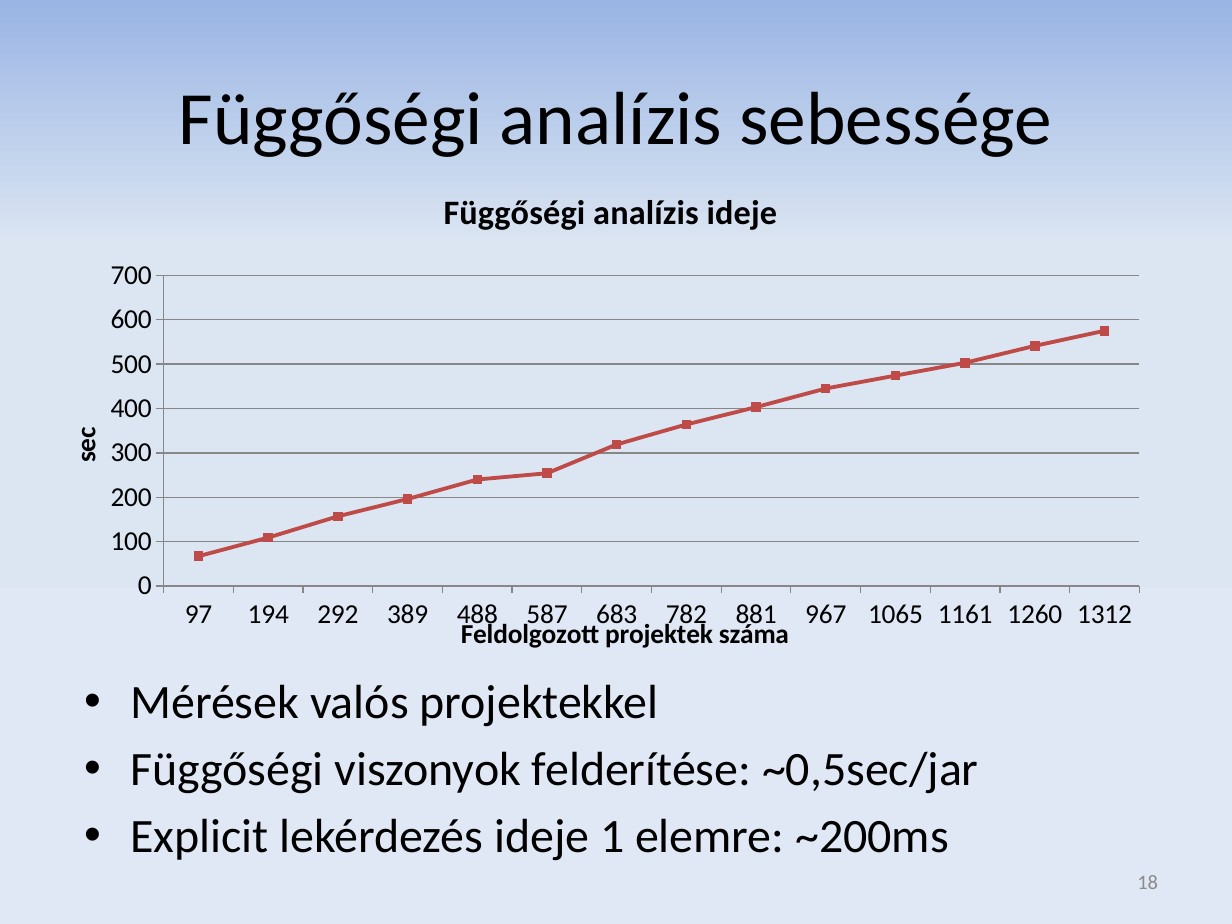
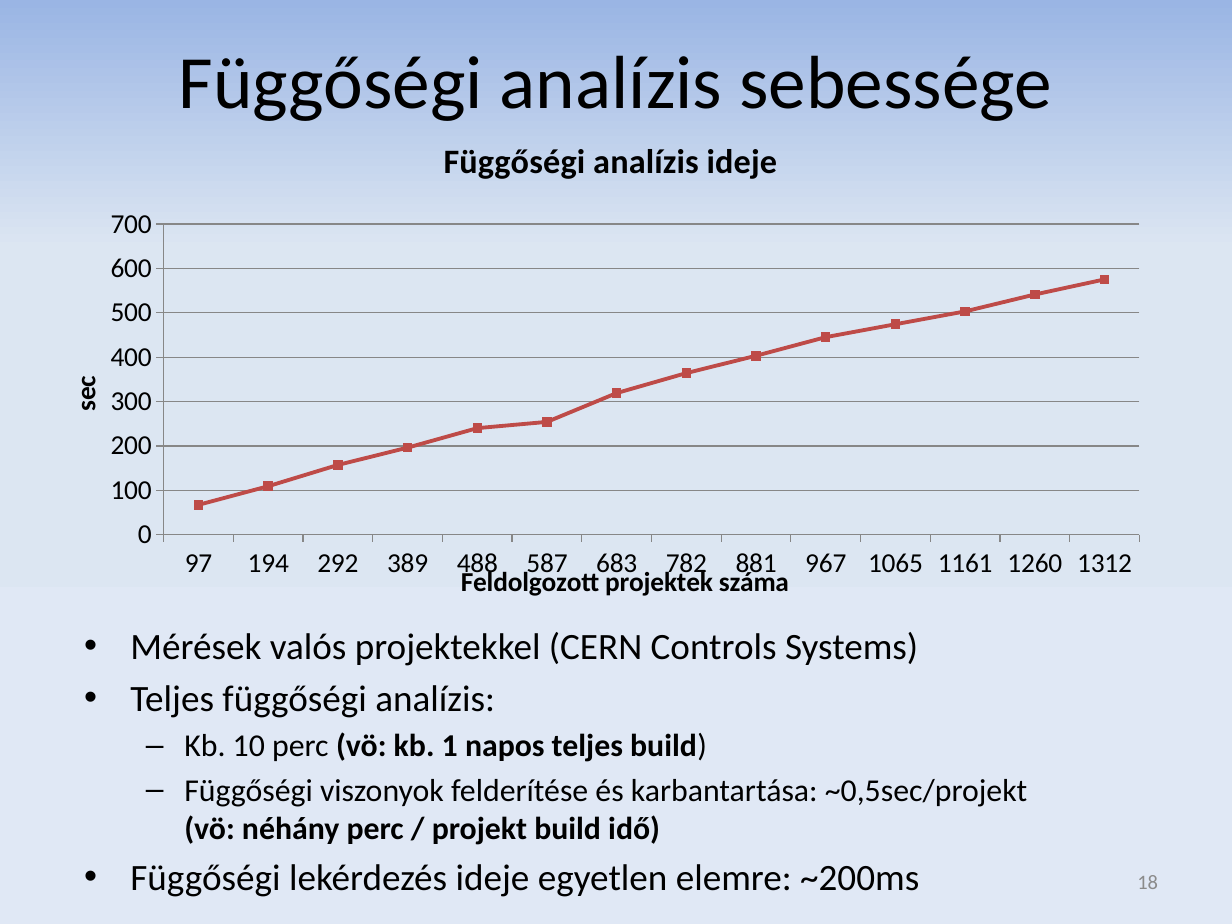
Before and after one commit to donat/incquery-deps, a slide deck: slide 18 of incquery-deps-documentation/presentation/tdk_pres_hu_v3.pptx. Drawn at 1232x924 pixels with LibreOffice and Linux fonts; fonts in the diff are those of the drawing. Boxes give left, top, right and bottom in pixels: in the first picture for what was removed or moved away, otherwise in the second. Text is boxed around its words. In the diff, an @@ line names an element or a change of style, - is before the commit and + after.

```diff
--- a/incquery-deps-documentation/presentation/tdk_pres_hu_v3.pptx
+++ b/incquery-deps-documentation/presentation/tdk_pres_hu_v3.pptx
@@ title "Függőségi analízis sebessége": place and size @@
-title "Függőségi analízis sebessége" at <box>179,91,1051,157</box>
+title "Függőségi analízis sebessége" at <box>179,55,1051,121</box>
@@ line chart: place and size @@
-line chart at <box>62,164,1161,657</box>
+line chart at <box>62,113,1161,606</box>
@@ text at <box>130,632,1027,897</box>: text changed; size 28 to 18.6 pt @@
-• Mérések valós projektekkel
-• Függőségi viszonyok felderítése: ~0,5sec/jar
-• Explicit lekérdezés ideje 1 elemre: ~200ms
+• Mérések valós projektekkel (CERN Controls Systems)
+• Teljes függőségi analízis:
+  – Kb. 10 perc (vö: kb. 1 napos teljes build)
+  – Függőségi viszonyok felderítése és karbantartása: ~0,5sec/projekt
+    (vö: néhány perc / projekt build idő)
+• Függőségi lekérdezés ideje egyetlen elemre: ~200ms
```
Also in this commit, not shown: 12 other slides changed, 2 slides added, 2 slides removed.
